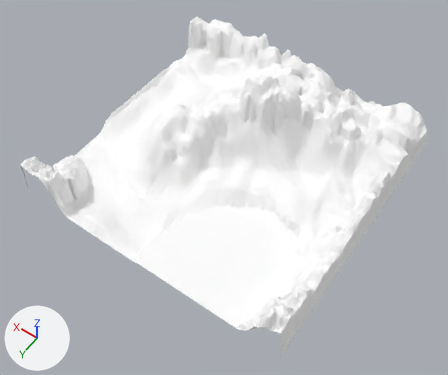
The FBX model Assets/Models/Terrains/Terrain_TopRight.fbx, before and after one commit.
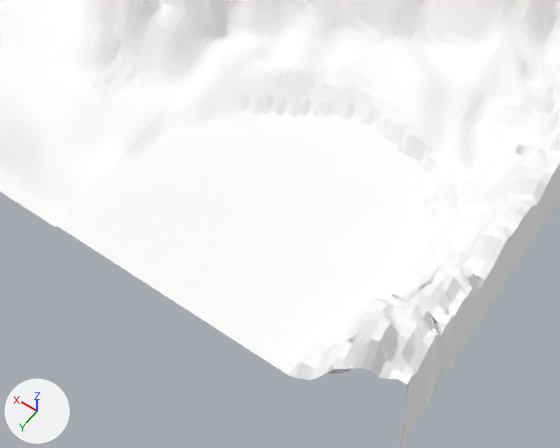
Each version appears first whole from a 50 mm lens placed at (-224.0, 115.8, 293.5), pointed at (-94.9, -65.0, 9.4), and next in a close-up from a 50 mm lens placed at (-190.4, 60.8, 145.4), pointed at (-124.6, -31.3, 0.7). Lighting does not change. The marker at lower left points along +X, +Y and +Z. Where no turn or scale is listed for an object, it has been applied to the vertices.

Names of what the first close-up shows: 'Terrain_TopRight'.
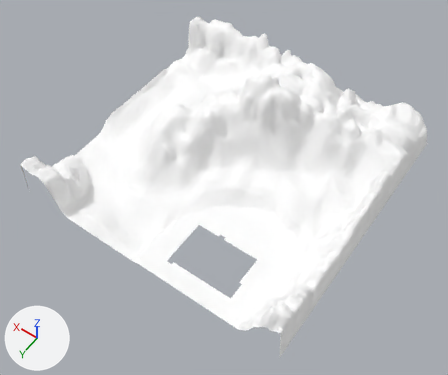
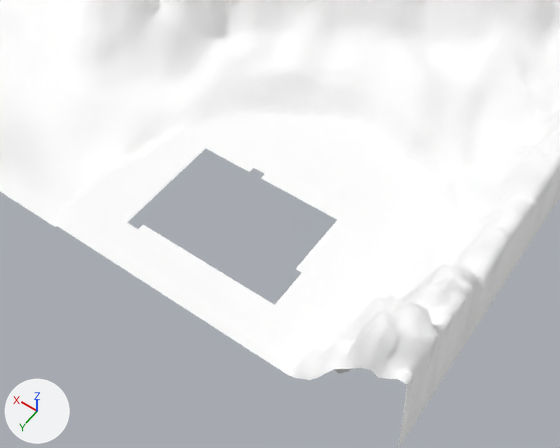
Where the newer file only moved an object's origin or applied its transform, the numbers keep the older frame.

The change in detail:
me_plane__3__003 is used by ob_terrain_topright; location (0.0, 173.8, 0.0).
me_plane__3__003 had 10405 vertices, 10201 faces and spanned x -175.0..0.0, y -349.0..-174.0, z -5.0..59.0.
me_plane__3__003 now has 10069 vertices, 19647 faces and spans x -175.0..0.0, y -349.0..-174.0, z -5.0..59.0.
me_plane__3__003 part 1: 337 vertices removed from x -135.0..-97.0, y -214.0..-186.0, z 1.0; 1 vertex added at x -124.0, y -186.0, z 1.0.

Boxes [x1, y1, x2, y2] around the edits, measured in the close-ups (560 x 448 px):
part 1 of me_plane__3__003, cut back: before [127, 149, 337, 305]
